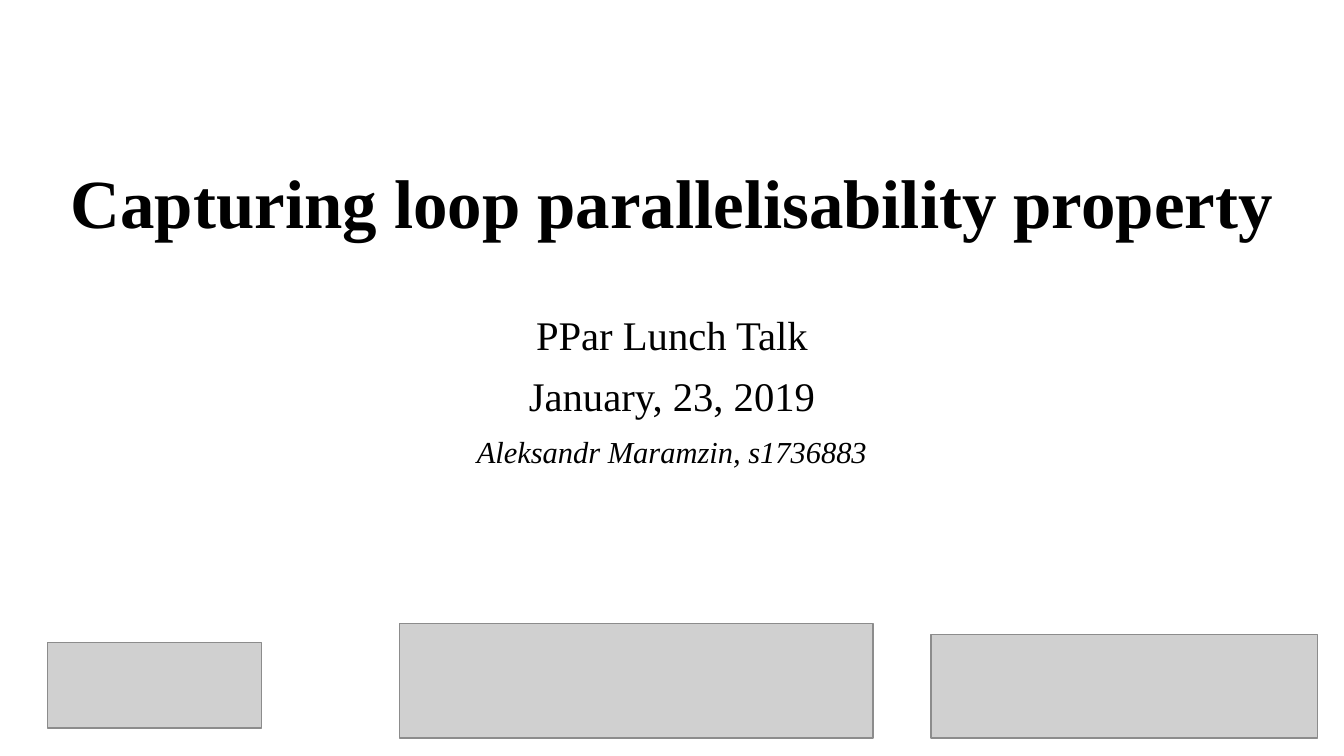
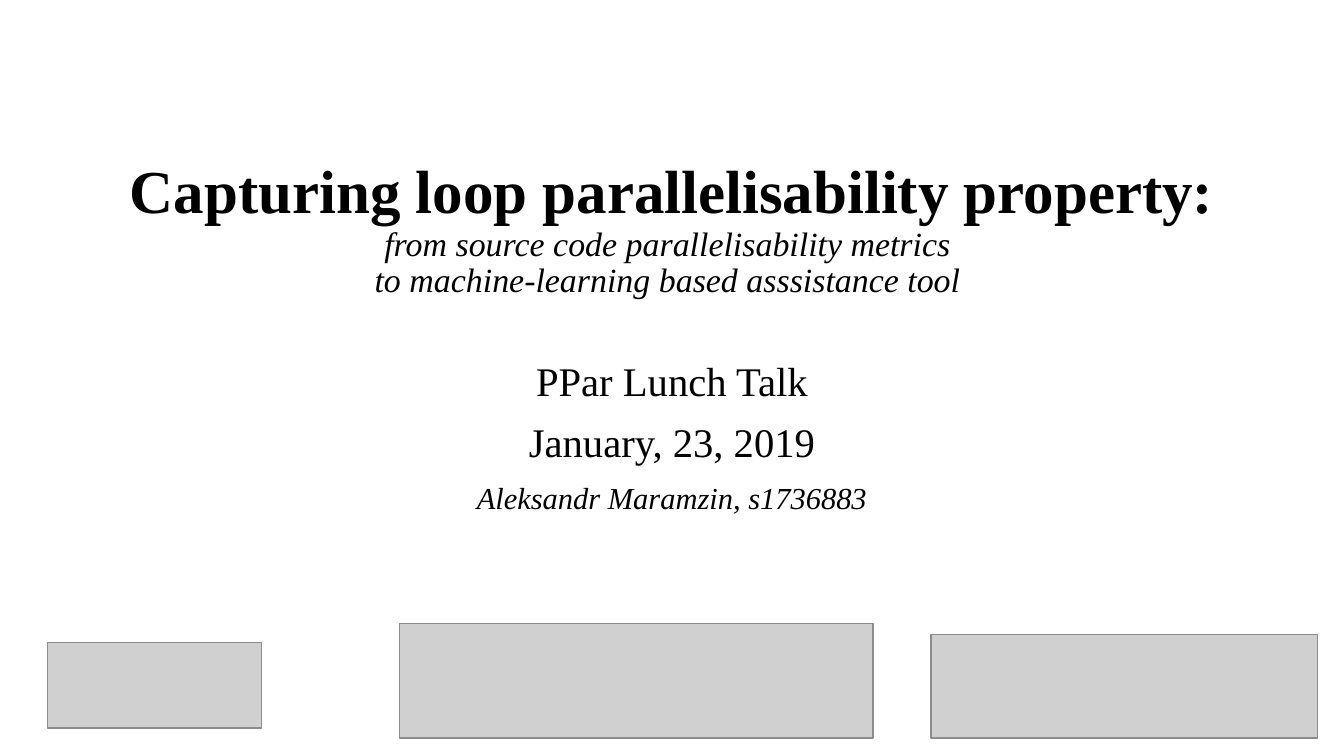
Before and after one commit to harel-coffee/PParMetrics-auto, a slide deck: slide 1 of PPar_lunch_talk/Learning_Loop_Parallelisability.odp. Drawn at 1344x756 pixels with LibreOffice and Linux fonts; fonts in the diff are those of the drawing; grey boxes stand for pictures. Boxes give left, top, right and bottom in pixels: in the first picture for what was removed or moved away, otherwise in the second. Text is boxed around its words. In the diff, an @@ line names an element or a change of style, - is before the commit and + after.

Commit message:
[!] Presentation updated [!] New manual loop nonparallelisability reason classifications in ml.xls table

```diff
--- a/PPar_lunch_talk/Learning_Loop_Parallelisability.odp
+++ b/PPar_lunch_talk/Learning_Loop_Parallelisability.odp
@@ title "Capturing loop parallelisability property: from ..." at bbox=[130, 170, 1213, 299]: vertical alignment bottom to middle @@
@@ title at bbox=[130, 170, 1213, 299]: text changed; size 40.7 to 20 pt; bold off; italic on @@
-Capturing loop parallelisability property
+Capturing loop parallelisability property:
+from source code parallelisability metrics
+to machine-learning based asssistance tool
@@ subtitle "PPar Lunch Talk": place and size @@
-subtitle "PPar Lunch Talk" at bbox=[477, 321, 866, 468]
+subtitle "PPar Lunch Talk" at bbox=[477, 367, 866, 514]
```
Also in this commit, not shown: 2 other slides changed, 5 slides added, 7 other files.
